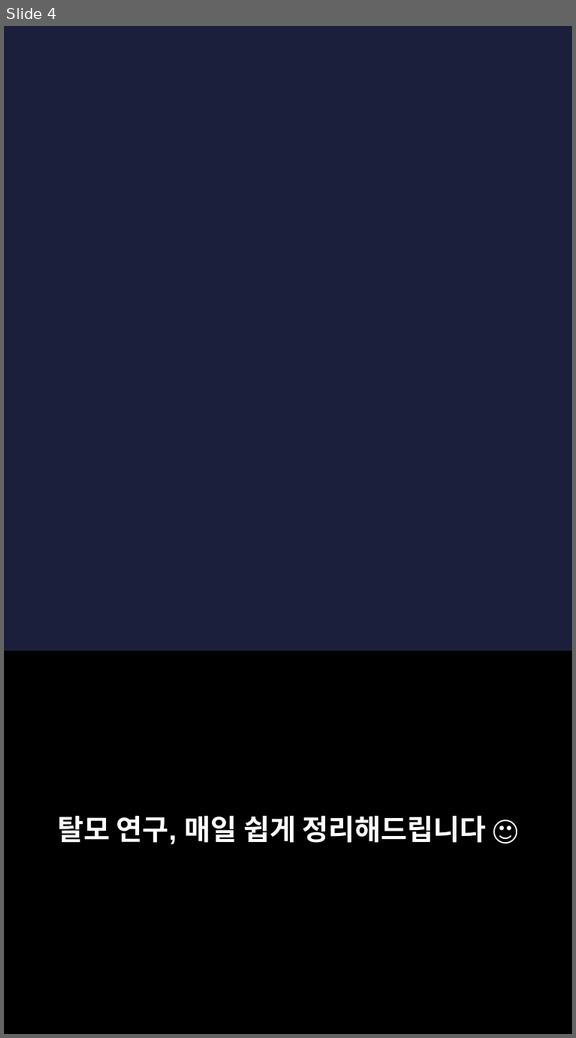
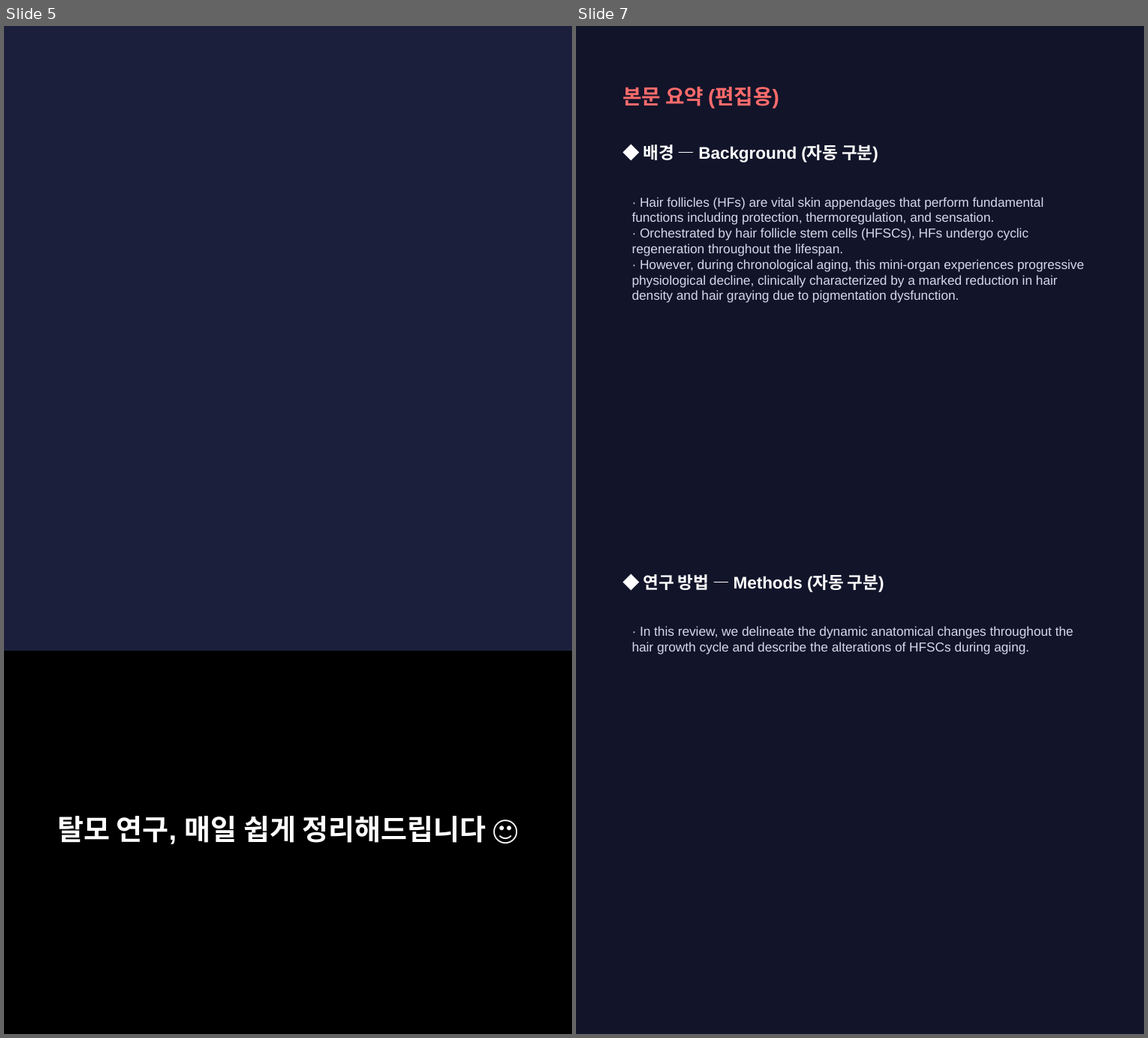
Before and after one commit to hyokang2010-BJ-ANTH/product-builder-test, a slide deck: data/2026-09-13/slides.pptx. Shown side by side, each under a label of ours: slide 4 before the commit, slides 5 and 7 after it; the slides between them are not shown. The pictures are 576x1038 and 1148x1038 pixels, drawn with LibreOffice and Linux fonts; fonts in the diff are those of the drawing; background and template pictures are left out. Boxes give left, top, right and bottom in pixels: in the first picture for what was removed or moved away, otherwise in the second. Text is boxed around its words. In the diff, an @@ line names an element or a change of style, - is before the commit and + after.

```diff
--- a/data/2026-09-13/slides.pptx
+++ b/data/2026-09-13/slides.pptx
@@ slide 7 added at [576,26,1144,1034], background #12142A @@
@@ text added at [622,87,779,108], 16 pt, text #FF6B6B, bold @@
+본문 요약 (편집용)
@@ text added at [644,144,878,162], 13 pt, text #FFFFFF, bold @@
+◆ 배경 — Background (자동 구분)
@@ text added at [632,197,1084,303], 10 pt, text #D5D8EA @@
+· Hair follicles (HFs) are vital skin appendages that perform fundamental functions including protection, thermoregulation, and sensation.
+· Orchestrated by hair follicle stem cells (HFSCs), HFs undergo cyclic regeneration throughout the lifespan.
+· However, during chronological aging, this mini-organ experiences progressive physiological decline, clinically characterized by a marked reduction in hair density and hair graying due to pigmentation dysfunction.
@@ text added at [644,574,884,592], 13 pt, text #FFFFFF, bold @@
+◆ 연구 방법 — Methods (자동 구분)
@@ text added at [632,626,1073,654], 10 pt, text #D5D8EA @@
+· In this review, we delineate the dynamic anatomical changes throughout the hair growth cycle and describe the alterations of HFSCs during aging.
@@ what was slide 4 is now slide 5 @@
```
Also in this commit, not shown: 3 slides changed, 4 other slides added, 2 slides removed, 23 other files.
